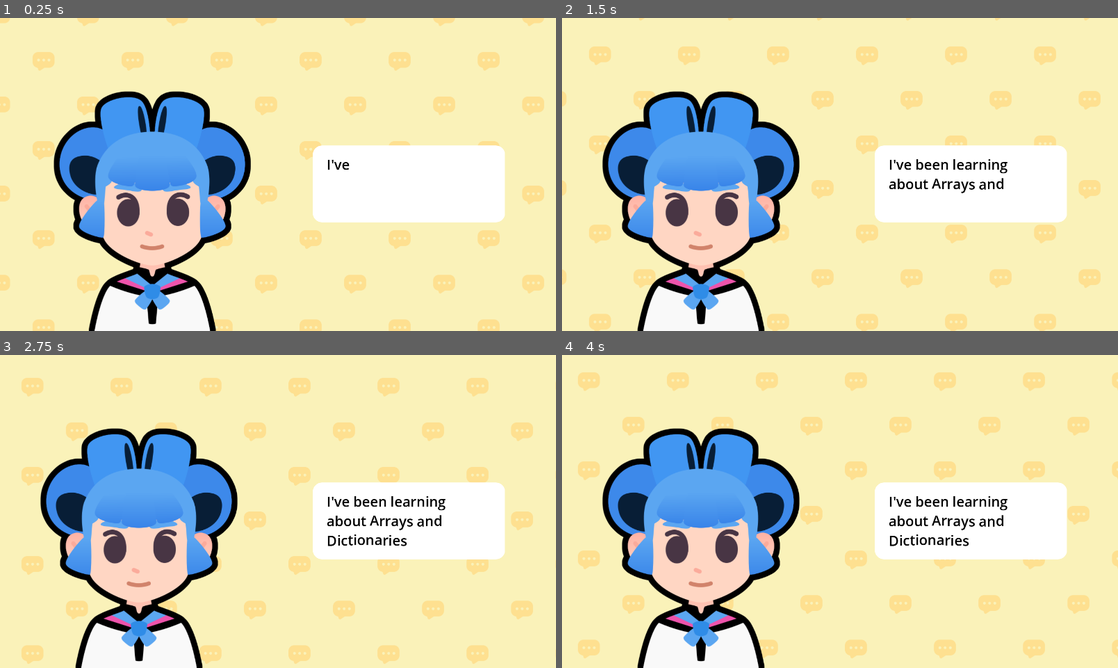
Above: before the commit, frames 1-4 (two rows, left to right).
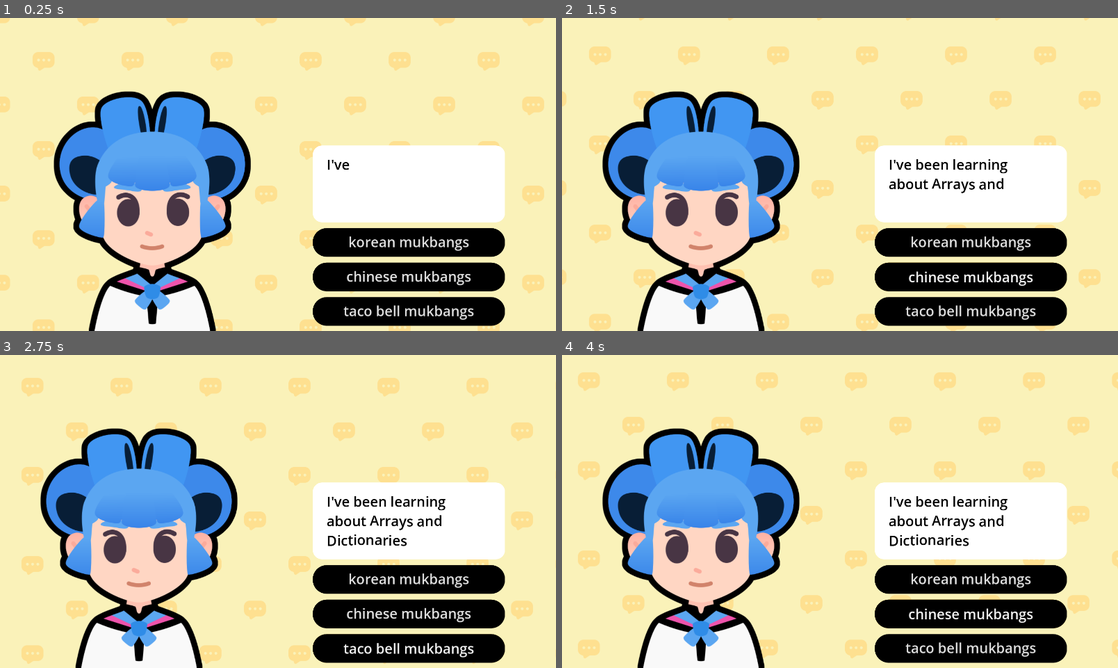
Above: after the commit, the same moments.

Repository: iListenToSludge/M8-Start-a-Dialogue
Game: Godot game, scene res://lessons/dialogue.tscn
Same seed, same stepped clock (60 frames per second), same inputs: the game is played once before the commit and once after it. The project has no main scene, so this scene is started directly. Sound files missing from this copy of the repository are replaced by a short silence.
Inputs (mouse positions are in pixels of both pictures, inside the frame that each line leads up to):
- Up to frame 1 (0.25 s): no input
- Up to frame 2 (1.5 s): click (973, 243) at 0.5 s, where only the run after the commit has a clickable "korean mukbangs"; click (973, 277) at 1.25 s, where only the run after the commit has a clickable "chinese mukbangs"
- Up to frame 3 (2.75 s): click (411, 649) at 2 s, where only the run after the commit has a clickable "taco bell mukbangs"
- Up to frame 4 (4 s): click (973, 580) at 2.75 s, where only the run after the commit has a clickable "korean mukbangs"; click (973, 614) at 3.5 s, where only the run after the commit has a clickable "chinese mukbangs"

The runs differ from the first frame. In frame 1, 9.4% of the frame differs, in the area x 56-91%, y 67-99%; in frame 2, 9.4%; in frame 3, 9.4%; in frame 4, 9.4%.
Error in both runs: Invalid assignment of property or key 'disabled' with value of type 'bool' on a base object of type 'null instance'. (res://lessons/dialogue.gd:110)

Commit message:
finished m8 l2

Diff:
--- a/lessons/dialogue.tscn
+++ b/lessons/dialogue.tscn
@@ -59,26 +59,43 @@
 expand_mode = 1
 stretch_mode = 5
 
-[node name="RichTextLabel" type="RichTextLabel" parent="."]
-unique_name_in_owner = true
+[node name="VBoxContainer" type="VBoxContainer" parent="."]
+clip_contents = true
 layout_mode = 1
 anchors_preset = -1
 anchor_left = 0.75
 anchor_right = 1.0
 anchor_bottom = 1.0
-offset_left = -360.32
+offset_left = -360.32007
 offset_top = 440.0
 offset_right = -176.0
-offset_bottom = -519.0
+offset_bottom = -509.0
+focus_mode = 3
+mouse_filter = 0
+
+[node name="RichTextLabel" type="RichTextLabel" parent="VBoxContainer"]
+unique_name_in_owner = true
+layout_mode = 2
 size_flags_horizontal = 3
+size_flags_vertical = 2
 bbcode_enabled = true
-text = "Hello World"
+text = "what kinda mukbangs do you like to watch"
 fit_content = true
 
-[node name="VBoxContainer" type="VBoxContainer" parent="."]
-layout_mode = 0
-offset_right = 40.0
-offset_bottom = 40.0
+[node name="ActionButtonsVboxContainer" type="VBoxContainer" parent="VBoxContainer"]
+layout_mode = 2
+
+[node name="Button" type="Button" parent="VBoxContainer/ActionButtonsVboxContainer"]
+layout_mode = 2
+text = "korean mukbangs"
+
+[node name="Button2" type="Button" parent="VBoxContainer/ActionButtonsVboxContainer"]
+layout_mode = 2
+text = "chinese mukbangs"
+
+[node name="Button3" type="Button" parent="VBoxContainer/ActionButtonsVboxContainer"]
+layout_mode = 2
+text = "taco bell mukbangs"
 
 [node name="AudioStreamPlayer" type="AudioStreamPlayer" parent="."]
 unique_name_in_owner = true
Not shown, changed: .DS_Store
